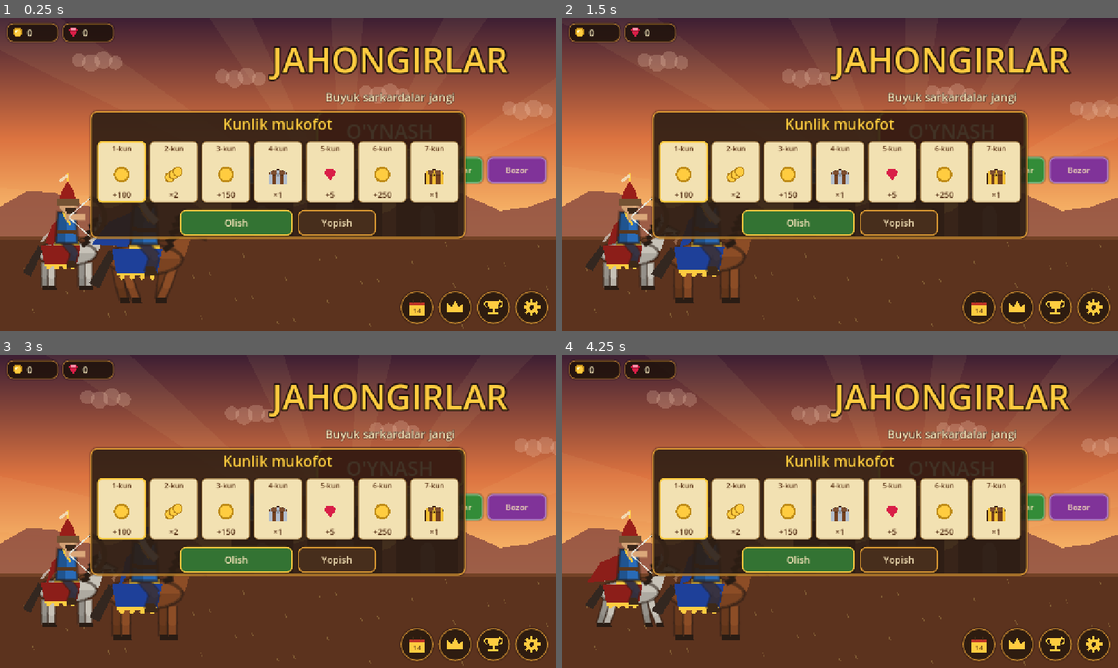
Above: before the commit, frames 1-4 (two rows, left to right).
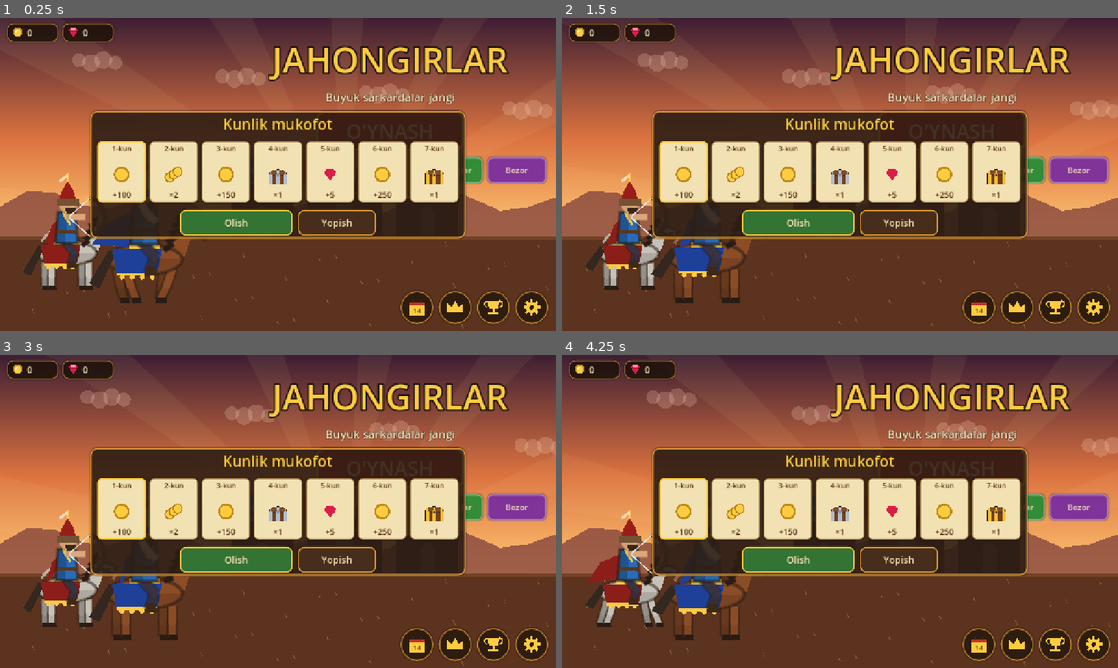
Above: after the commit, the same moments.

Repository: bekzodbeknematov8-cpu/lost-centuries-game
Game: Godot game, scene res://scenes/main_menu.tscn
Two runs of this game, one before a commit and one after it. Both use one fixed random seed, a clock stepped at 60 frames per second and the inputs below.
Inputs:
- Up to frame 1 (0.25 s): no input
- Up to frame 2 (1.5 s): click "O'YNASH" at 0.5 s; click "Ustaxona" at 1.25 s
- Up to frame 3 (3 s): click "Hiylalar" at 2 s; click "Libos" at 2.75 s
- Up to frame 4 (4.25 s): click "Sandiqlar" at 3.5 s

The runs differ from the first frame. In frame 1, less than 0.1% of the frame differs, in the area x 4-18%, y 65-86%; in frame 2, less than 0.1%; in frame 3, 0.1%, in the area x 4-34%, y 66-86%; in frame 4, less than 0.1%.

Commit message:
Jonli grafika (3): nafas, chayqalish, tabiiy yiqilish, fil konturi, jang shovqini va hayqiriqlar
Co-Authored-By: Claude Opus 5.5 <noreply@anthropic.com>
Claude-Session: https://claude.ai/code/session_01AUvG8mVZ2xcqJ9Wfw9UwnE

Diff:
--- a/scripts/autoload/sfx.gd
+++ b/scripts/autoload/sfx.gd
@@ -13,12 +13,14 @@
 	"deny": 0.45, "click": 0.75, "coin": 0.8, "arrow_flesh": 0.8, "hit_flesh": 0.8,
 	"castle_hit": 0.85, "horn_attack": 0.85, "horn_enemy": 0.85, "drum": 0.85,
 	"arrow_metal": 1.2, "horse": 1.25, "pick": 1.25, "sword_clash": 1.2, "thunder": 1.25,
-	"defeat": 1.15, "spear_hit": 1.1,
+	"defeat": 1.15, "spear_hit": 1.1, "shout": 0.8,
 }
 
 var _streams: Dictionary = {}       ## nom -> [AudioStream]
 var _pool: Array[AudioStreamPlayer] = []
 var _music: AudioStreamPlayer
+var _amb: AudioStreamPlayer        ## Fon shovqini (masalan, uzoqdagi jang), takrorlanadi
+var _amb_level := 0.0
 var _music_name := ""
 var _played_this_frame: Dictionary = {}
 var _rng := RandomNumberGenerator.new()
@@ -34,6 +36,8 @@
 		_pool.append(p)
 	_music = AudioStreamPlayer.new()
 	add_child(_music)
+	_amb = AudioStreamPlayer.new()
+	add_child(_amb)
 
 
 func _process(_delta: float) -> void:
@@ -88,6 +92,33 @@
 	return oldest
 
 
+func play_ambient(name: String) -> void:
+	var path := "%s%s.wav" % [SFX_DIR, name]
+	if not ResourceLoader.exists(path):
+		return
+	var stream: AudioStream = load(path)
+	if stream is AudioStreamWAV:
+		var w := stream as AudioStreamWAV
+		w.loop_mode = AudioStreamWAV.LOOP_FORWARD
+		w.loop_begin = 0
+		w.loop_end = int(w.get_length() * w.mix_rate)
+	_amb.stream = stream
+	_amb_level = 0.0
+	_amb.volume_db = -80.0
+	_amb.play()
+
+
+func set_ambient_level(level: float) -> void:
+	## 0..1 — jang qizg'inligi; keskin sakramasligi uchun silliqlanadi.
+	_amb_level = lerpf(_amb_level, clampf(level, 0.0, 1.0), 0.05)
+	var v := _amb_level * 0.6 * float(GameState.settings.get("sfx_volume", 1.0))
+	_amb.volume_db = linear_to_db(maxf(v, 0.0001))
+
+
+func stop_ambient() -> void:
+	_amb.stop()
+
+
 func play_music(name: String) -> void:
 	if _music_name == name and _music.playing:
 		return
--- a/scripts/view/battle.gd
+++ b/scripts/view/battle.gd
@@ -106,6 +106,7 @@
 			cam.zoom = Vector2.ONE * float(a.split("=")[1])
 			cam.position.y = 395.0
 	Sfx.play_music("battle")
+	Sfx.play_ambient("battle_loop")
 	if OS.get_cmdline_user_args().has("--autoplay"):
 		auto_player = AIController.new(0, GameData.ai.normal, 3)
 	if GameState.tutorial_active():
@@ -171,6 +172,7 @@
 		sim.teams[1].castle_hp = 0.0
 	_update_effects(delta)
 	_update_camera(delta)
+	_update_ambient()
 	if sim.winner >= 0 and not _ended:
 		_ended = true
 		Sfx.stop_music()
@@ -273,6 +275,23 @@
 		match event.keycode:
 			KEY_A, KEY_LEFT, KEY_D, KEY_RIGHT: sim.control_dir = 0
 			KEY_SPACE: sim.control_attack = false
+
+
+func _update_ambient() -> void:
+	## Fon jang shovqini: ekrandagi jang qilayotgan askarlar soniga qarab balandlashadi.
+	if _ended:
+		Sfx.set_ambient_level(0.0)
+		return
+	var n := 0
+	var half := view_width() * 0.5 / cam.zoom.x
+	for u in sim.units:
+		if u.is_alive() and (u.attack_anim > 0.0 or u.hurt_flash > 0.0) and absf(u.x - cam.position.x) < half:
+			n += 1
+	Sfx.set_ambient_level(float(n) / 10.0)
+
+
+func _exit_tree() -> void:
+	Sfx.stop_ambient()
 
 
 func _tap_battlefield(screen_pos: Vector2) -> void:
@@ -373,7 +392,9 @@
 		"stance":
 			if e.team == 0:
 				match e.stance:
-					TeamState.Stance.ATTACK: Sfx.play("horn_attack", 0.8, 0.02)
+					TeamState.Stance.ATTACK:
+						Sfx.play("horn_attack", 0.8, 0.02)
+						Sfx.play("shout", 0.6, 0.12)
 					TeamState.Stance.RETREAT: Sfx.play("horn_retreat", 0.7, 0.02)
 					_: Sfx.play("drum", 0.7, 0.02)
 			elif e.stance == TeamState.Stance.ATTACK:
@@ -451,6 +472,7 @@
 				_effects.append({"kind": "volley_arrow", "from": Vector2(float(e.from), GROUND_Y - 200.0), "to": gp + Vector2(randf_range(-70, 70), 0), "t": -0.05 * i, "life": 0.7})
 		"morale":
 			Sfx.play("horn_attack" if e.team == 0 else "horn_enemy", 0.8, 0.0)
+			Sfx.play("shout", 0.7, 0.1)
 			if e.team == 0:
 				hud.show_banner(tr("MORALE_UP"), 1.6)
 		"rain_tick":
--- a/scripts/view/painter.gd
+++ b/scripts/view/painter.gd
@@ -33,13 +33,31 @@
 static func draw_unit(ci: CanvasItem, u: UnitState, pos: Vector2, scale_f: float, t: float) -> void:
 	var alpha := 1.0
 	var rot := 0.0
+	var sy := 1.0
 	if not u.is_alive():
+		# Tabiiyroq yiqilish: orqaga biroz uchib, yerga tushib, bir marta sakraydi (qonsiz)
 		var k := clampf(u.dead_time / 0.45, 0.0, 1.0)
-		rot = -k * PI * 0.5
+		var ease := 1.0 - pow(1.0 - k, 3.0)
+		rot = -ease * PI * 0.5
+		pos += Vector2(-u.facing * 14.0 * ease, 0.0) * scale_f
+		if u.dead_time > 0.45 and u.dead_time < 0.65:
+			pos.y -= sin((u.dead_time - 0.45) / 0.2 * PI) * 4.0 * scale_f
 		alpha = clampf(1.0 - (u.dead_time - 1.6) / 1.2, 0.0, 1.0)
+	elif style_v2:
+		if u.hurt_flash > 0.0:
+			# Zarba yeganda chayqalish: orqaga og'ish va siljish
+			var hk := u.hurt_flash / 0.15
+			rot = -0.12 * hk
+			pos.x -= u.facing * 4.0 * hk * scale_f
+		elif not u.moving and u.attack_anim <= 0.0:
+			# Nafas olish: turgan askar biroz ko'tarilib-tushadi
+			sy = 1.0 + sin(t * 2.4 + float(u.id) * 1.7) * 0.015
+			if u.cooldown > 0.0 and u.cooldown < 0.25 and not u.is_ranged() and not u.is_worker():
+				# Zarbadan oldin shaylanish: orqaga tortilish
+				rot = -0.07
 	var cols: Array = team_colors(u.team)
 	var flash := u.hurt_flash > 0.0
-	ci.draw_set_transform(pos, rot * u.facing, Vector2(u.facing * scale_f, scale_f))
+	ci.draw_set_transform(pos, rot * u.facing, Vector2(u.facing * scale_f, scale_f * sy))
 	var walk := sin(u.walk_phase) if u.moving else 0.0
 	var swing := 0.0
 	if u.attack_anim > 0.0:
@@ -84,6 +102,18 @@
 		var ang := TAU * i / 20.0
 		body.append(Vector2(-6 + cos(ang) * 48.0, -62 + sin(ang) * 30.0))
 	ci.draw_colored_polygon(body, _c(skin, a, flash))
+	if style_v2:
+		# Qorin soyasi, terining burmalari, kontur
+		var belly := PackedVector2Array()
+		for i in 11:
+			var ang2 := PI * i / 10.0
+			belly.append(Vector2(-6 + cos(ang2) * 46.0, -62 + sin(ang2) * 28.0))
+		ci.draw_colored_polygon(belly, _c(dark, a * 0.6))
+		for w in 3:
+			ci.draw_arc(Vector2(-22 + w * 16, -60), 12.0, PI * 0.2, PI * 0.8, 6, _c(dark.darkened(0.1), a * 0.6), 1.5)
+		var ob := body.duplicate()
+		ob.append(body[0])
+		ci.draw_polyline(ob, _c(DARK, a * 0.55), 1.8, true)
 	# Bosh va quloq
 	ci.draw_circle(Vector2(40, -74), 20.0, _c(skin, a, flash))
 	ci.draw_colored_polygon(PackedVector2Array([Vector2(30, -88), Vector2(18, -84), Vector2(16, -62), Vector2(28, -58)]), _c(dark, a, flash))
Not shown, added: assets/audio/sfx/battle_loop.wav.import
Not shown, added: assets/audio/sfx/shout_1.wav.import
Not shown, added: assets/audio/sfx/shout_2.wav.import
Not shown, added: assets/audio/sfx/shout_3.wav.import
Not shown, changed: PROGRESS.md
Not shown, added: assets/audio/sfx/battle_loop.wav
Not shown, added: assets/audio/sfx/shout_1.wav
Not shown, added: assets/audio/sfx/shout_2.wav
Not shown, added: assets/audio/sfx/shout_3.wav
